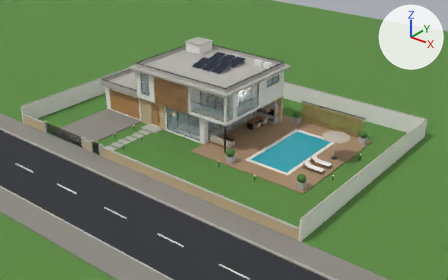
What one commit did to the glTF model residencia-3d/assets/models/casa.glb.
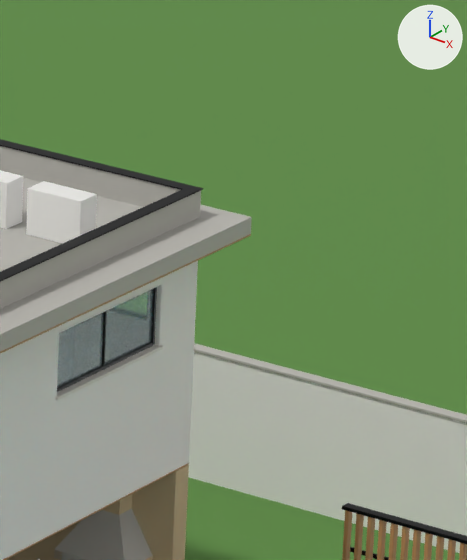
The first picture shows the older version from a camera (50 mm lens) standing at (36.3, -44.6, 26.7) and looking at (1.4, -0.9, -0.4). The close-ups show the older and then the newer version on the part from 58% to 71% of the width and 14% to 39% of the height of that picture. Only the edits that show in the close-ups are written down. The lights are fixed; the arrows at upper right show +X, +Y and +Z. Where no turn or scale is listed for an object, it has been applied to the vertices. Vertices at exactly the same position are counted once.

In view in the first close-up: 'Cobertura_arq', 'Cobertura_det', 'Externo_arq', 'Externo_det', 'Externo_detR', 'Externo_mob', 'Superior_arq', 'Superior_det', 'Superior_vid', 'Terreno_flat', 'Terreo_arq'.
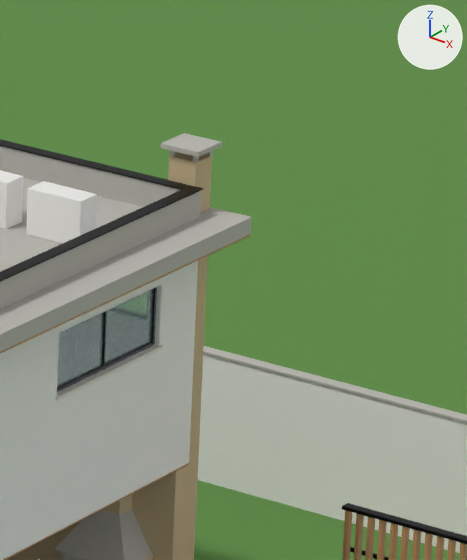
Where the newer file only moved an object's origin or applied its transform, the numbers keep the older frame.

Changed parts and their boxes [x1, y1, x2, y2] in the close-ups (467 x 560 px):
'Externo_mob', reshaped: before [36, 494, 153, 560]; after [36, 133, 222, 560]
part 1 of me_externo_mob, added: after [161, 133, 222, 157]
part 2 of me_externo_mob, added: after [168, 150, 212, 560]

Patch to the scene script:
```diff
--- a/residencia-3d/assets/models/casa.glb.py
+++ b/residencia-3d/assets/models/casa.glb.py
@@ me_externo_mob @@
 # used by ob_externo_mob; location = (7.52, 0.65, 1.55)
-me_externo_mob.from_pydata(...)  # 1584 vertices, 2814 faces; spans x -6.22..6.22, y -5.9..5.9, z -1.42..1.42
+me_externo_mob.from_pydata(...)  # 1634 vertices, 2910 faces; spans x -6.22..6.22, y -5.9..5.9, z -1.42..5.57
+# me_externo_mob part 1: a new loose piece, a box spanning x -4.1..-3.541, y 4.77..5.29, z 5.508..5.568, in mat_far_concreto (grey #b7b6af)
+# me_externo_mob part 2: a new loose piece of 44 vertices spanning x -4.57..-3.62, y 4.85..5.21, z -1.42..5.51
+# other edits to the shape of me_externo_mob do not show in these pictures
 me_externo_mob.materials.append(mat_far_concreto)
```
